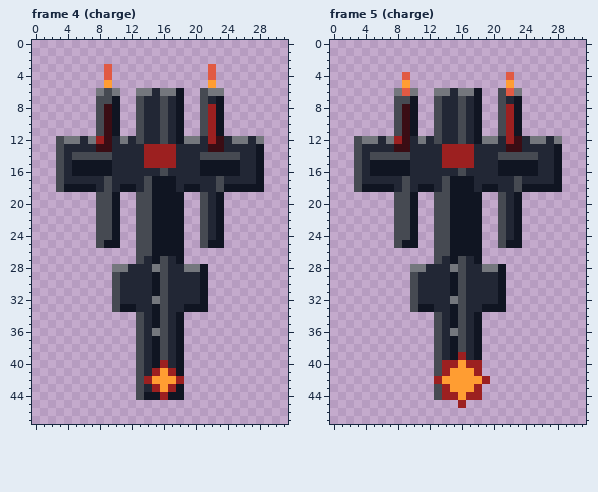
Edited in one commit: pixel-art file (assets/sources/enemies/test_library/lance_sniper.ase). Above: the version before the commit.
32x48 pixels, 14 frames. Shown: frame 4 (charge), frame 5 (charge). The commit also changed other frames, which this record leaves out.
And afterwards:
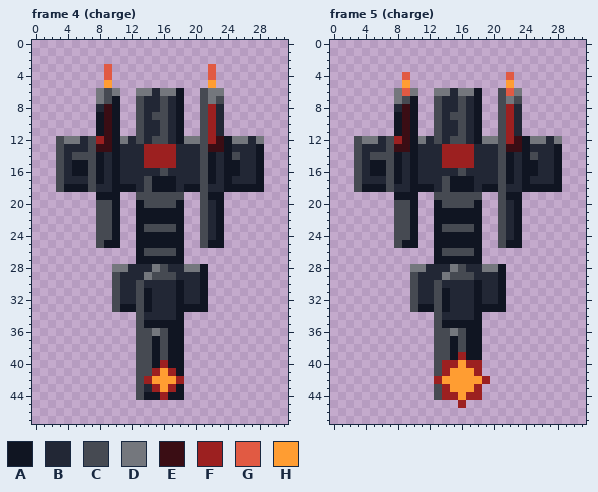
Palette (. is transparent): A #101522  B #222735  C #464a52  D #74777d  E #3a0d14  F #9c2020  G #e15a43  H #ff9d32
Changes in this commit:
layer "Armored Depth" added
Changed rows in their new state; - is an unchanged pixel.
Frame 4 (charge), layer "Armored Depth":
first column x 7:
 7 -D-------------DC-
 8 -B--------------B-
 9 -A------C-------B-
10 -A--------------B-
11 -A--------------B-
12 C--A----C-----C--A
13 C--A----------C--A
14 -ABA-----------ABA
15 C-BA----------C-B-
16 C-BA----------C-B-
17 CABA----------CABA
18 C-BA----------C-B-
19 -AA-----CCCC---A--
20 ------A-CCC-------
21 ------AA----------
22 ------AA----------
23 ------A-CCC-------
24 ------AA----------
25 ------AA----------
26 ------A-CCC-------
27 ------AA-AA-------
29 -------DC-C-------
30 ------C-BB-A------
31 ------CABB-A------
32 ------CABB-A------
33 ------CABB-A------
34 --------BB--------
35 -------A-AA-------
36 -------C--A-------
37 -------C--A-------
38 -------C--A-------
39 -------C--A-------
40 -------C--A-------
41 -------C----------
Frame 5 (charge), layer "Armored Depth":
first column x 7:
 7 -D-------------DC-
 8 -B--------------B-
 9 -A------C-------B-
10 -A--------------B-
11 -A--------------B-
12 C--A----C-----C--A
13 C--A----------C--A
14 -ABA-----------ABA
15 C-BA----------C-B-
16 C-BA----------C-B-
17 CABA----------CABA
18 C-BA----------C-B-
19 -AA-----CCCC---A--
20 ------A-CCC-------
21 ------AA----------
22 ------AA----------
23 ------A-CCC-------
24 ------AA----------
25 ------AA----------
26 ------A-CCC-------
27 ------AA-AA-------
29 -------DC-C-------
30 ------C-BB-A------
31 ------CABB-A------
32 ------CABB-A------
33 ------CABB-A------
34 --------BB--------
35 -------A-AA-------
36 -------C--A-------
37 -------C--A-------
38 -------C--A-------
39 -------C--A-------
Pixel boxes of the changes (left, top, right, bottom) in both pictures:
changed: (88, 96, 232, 376)
changed: (386, 96, 530, 360)
